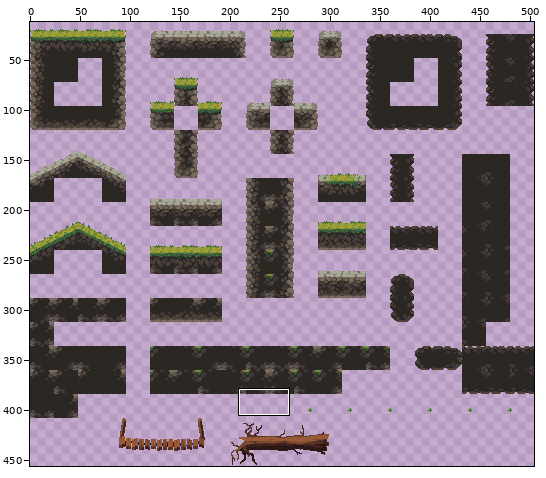
Two states of a sprite sheet, Assets/Tiled/Tileset/TileSet.png. Above: a wide view before the commit, with the close-up outlined.
Close-up. Old version:
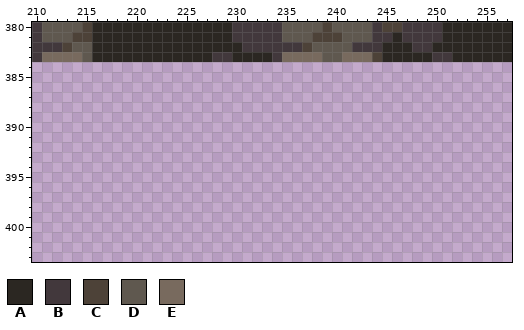
The file is 504x456 pixels. Shown: x 210..257, y 380..403. The wide view leaves out empty margins. The commit also changed other parts of the picture, which this record leaves out.
Palette (. is transparent): A #2b2722  B #42383c  C #4d4238  D #5f584f  E #786a5e
Pixels before, first column x 210:
380 BDDDDCAAAAAAAAAAAAAABBBBBDDDDCDDDDBCCBBBBAAAAAAA
381 BDDDCCAAAAAAAAAAAAAABBBBBDDDCCCDDDBBABBBBAAAAAAA
382 BBBCDDAAAAAAAAAAAAAAABBBBBBCDDDDBBBAAABBAAAAAAAA
383 BEEEEDAAAAAAAAAAAABBAAAABEEEEDDEEECAAAAABBAAAAAA
And afterwards:
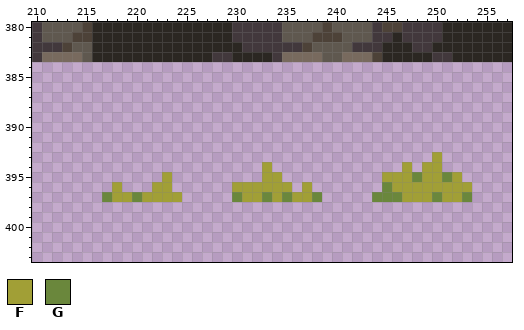
Colours new in this view: F #a19f36  G #6a873c
Diff:
The edit adds colour F in row 393 at x 250; in row 394 at x 233, 247 and 249 to 250; in row 395 at x 223, 233 to 234, 245 to 247, 249 to 250 and 252; in row 396 at x 218, 222 to 223, 230 to 235, 237 and 246 to 253; in row 397 at x 218 to 219, 221 to 224, 231 to 232, 234, 236 to 237, 247 to 249 and 251 to 252.
The edit adds colour G in row 395 at x 248 and 251; in row 396 at x 245; in row 397 at x 217, 220, 230, 233, 235, 238, 244 to 246, 250 and 253.
